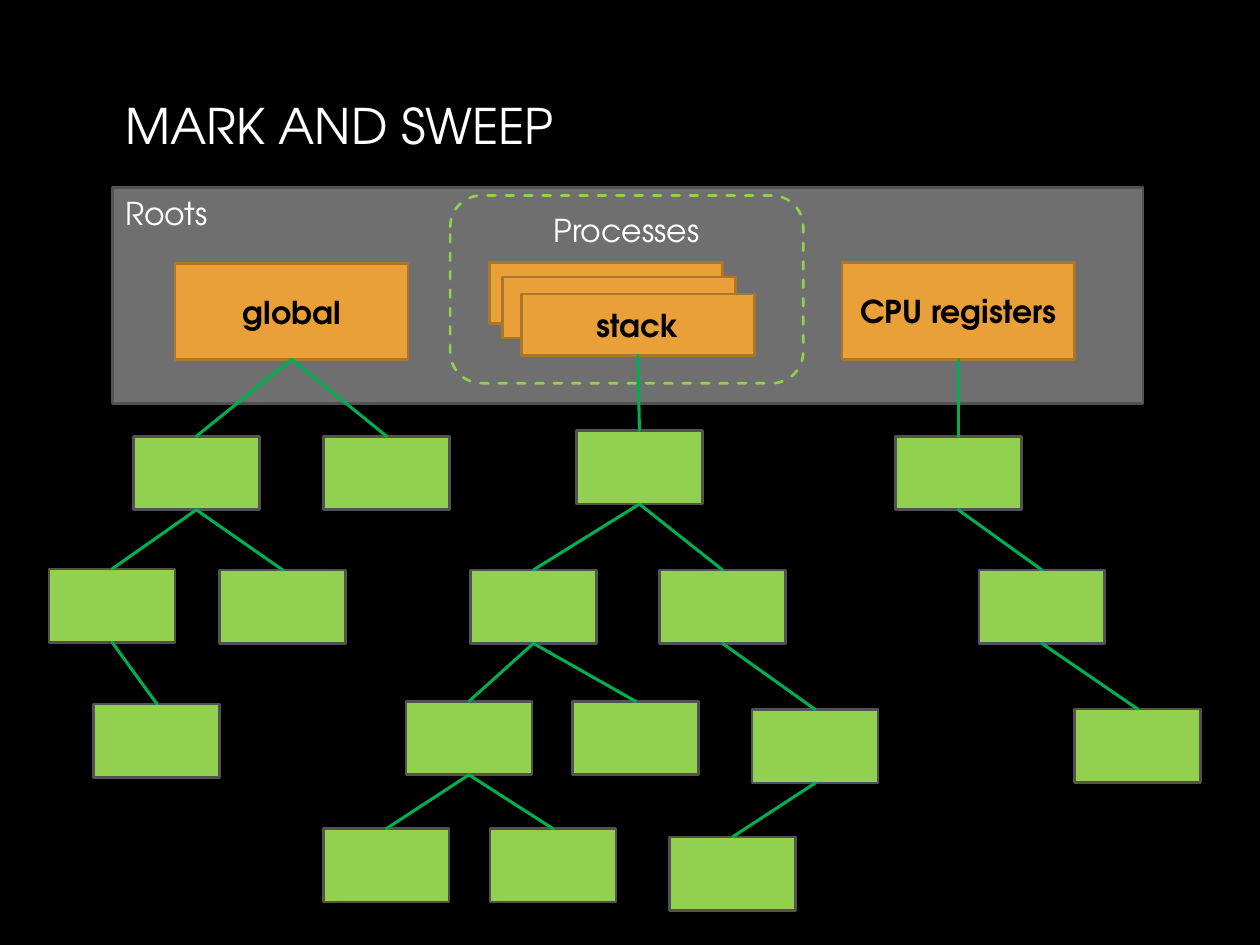
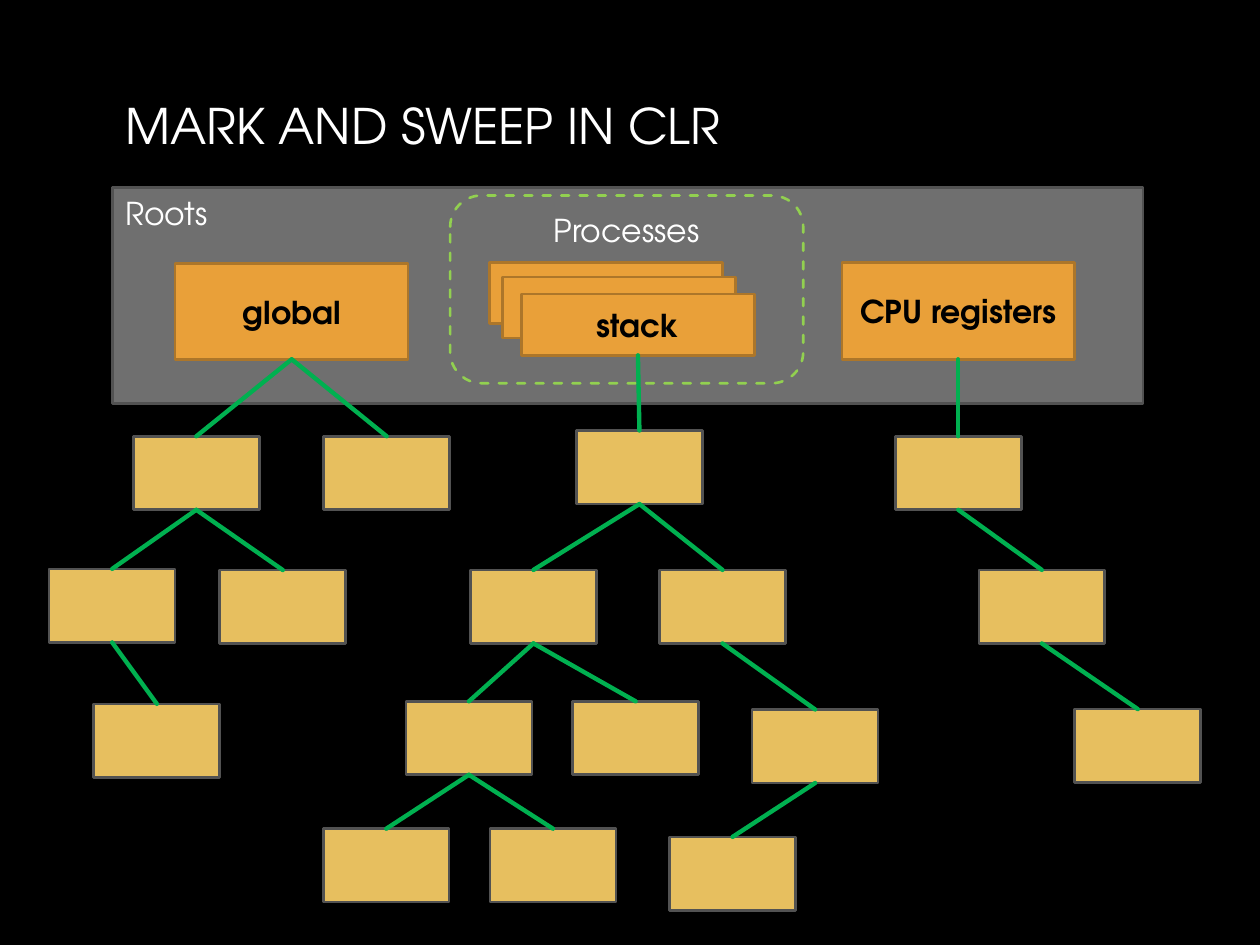
Before and after one commit to yuriyshapovalov/slides, a slide deck: slide 21 of ppt/Garbage collection in dotnet.pptx (slide 24 before the commit). Drawn at 1260x945 pixels with LibreOffice and Linux fonts; fonts in the diff are those of the drawing; background and template pictures are left out. Boxes give left, top, right and bottom in pixels: in the first picture for what was removed or moved away, otherwise in the second. Text is boxed around its words. In the diff, an @@ line names an element or a change of style, - is before the commit and + after.

```diff
--- a/ppt/Garbage collection in dotnet.pptx
+++ b/ppt/Garbage collection in dotnet.pptx
@@ title at bbox=[125, 107, 720, 145]: text changed @@
-MARK AND SWEEP
+MARK AND SWEEP IN CLR
@@ line (291, 359) - (197, 436): stroke #00B050 1.75 pt to #00B050 2.5 pt @@
@@ line (291, 359) - (387, 436): stroke #00B050 1.75 pt to #00B050 2.5 pt @@
@@ line (638, 355) - (639, 431): stroke #00B050 1.75 pt to #00B050 2.5 pt @@
@@ line (959, 359) - (959, 436): stroke #00B050 1.75 pt to #00B050 2.5 pt @@
@@ line (639, 504) - (533, 570): stroke #00B050 1.75 pt to #00B050 2.5 pt @@
@@ line (639, 504) - (722, 570): stroke #00B050 1.75 pt to #00B050 2.5 pt @@
@@ line (197, 510) - (112, 570): stroke #00B050 1.75 pt to #00B050 2.5 pt @@
@@ line (197, 510) - (284, 570): stroke #00B050 1.75 pt to #00B050 2.5 pt @@
@@ line (959, 510) - (1042, 570): stroke #00B050 1.75 pt to #00B050 2.5 pt @@
@@ fill #92D050 to #E7BF5F in 17 elements at bbox=[576, 431, 702, 504], bbox=[470, 570, 596, 643], bbox=[659, 570, 785, 643], bbox=[406, 702, 532, 775], bbox=[573, 702, 699, 775], bbox=[752, 709, 878, 782], bbox=[896, 436, 1022, 509], bbox=[134, 436, 260, 509], bbox=[324, 436, 450, 509], bbox=[220, 570, 346, 643], bbox=[979, 570, 1105, 643], bbox=[1075, 709, 1201, 782], bbox=[94, 704, 220, 777], bbox=[324, 829, 450, 902], bbox=[490, 829, 616, 902], bbox=[669, 837, 795, 910], bbox=[49, 570, 175, 643] @@
@@ line (112, 643) - (158, 704): stroke #00B050 1.75 pt to #00B050 2.5 pt @@
@@ line (533, 644) - (469, 702): stroke #00B050 1.75 pt to #00B050 2.5 pt @@
@@ line (533, 644) - (636, 702): stroke #00B050 1.75 pt to #00B050 2.5 pt @@
@@ line (722, 644) - (815, 709): stroke #00B050 1.75 pt to #00B050 2.5 pt @@
@@ line (1042, 644) - (1138, 709): stroke #00B050 1.75 pt to #00B050 2.5 pt @@
@@ line (469, 775) - (387, 829): stroke #00B050 1.75 pt to #00B050 2.5 pt @@
@@ line (469, 775) - (553, 829): stroke #00B050 1.75 pt to #00B050 2.5 pt @@
@@ line (815, 782) - (732, 837): stroke #00B050 1.75 pt to #00B050 2.5 pt @@
```
Also in this commit, not shown: 1 other slide changed, 19 slides added, 3 slides removed, 1 other file.
